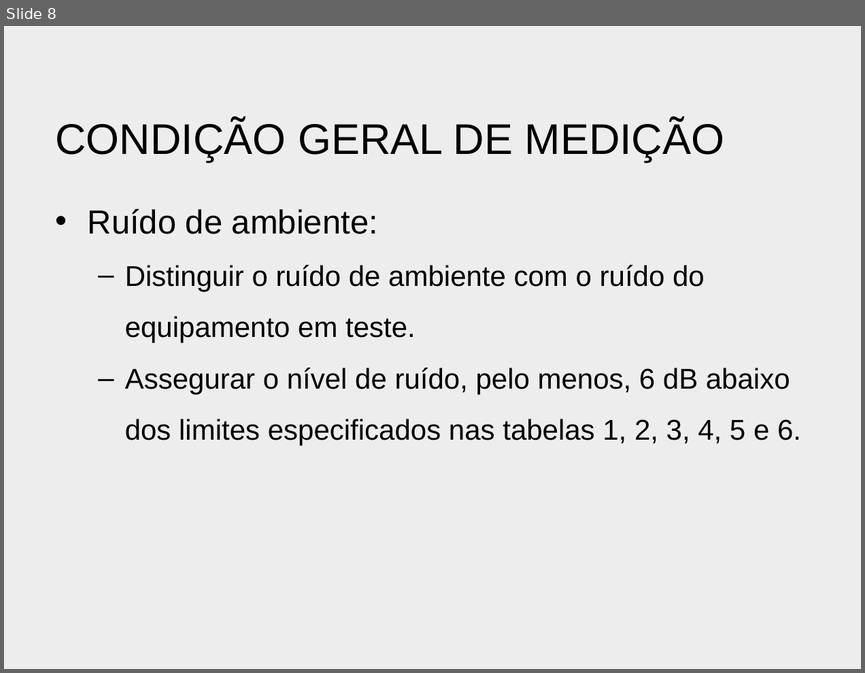
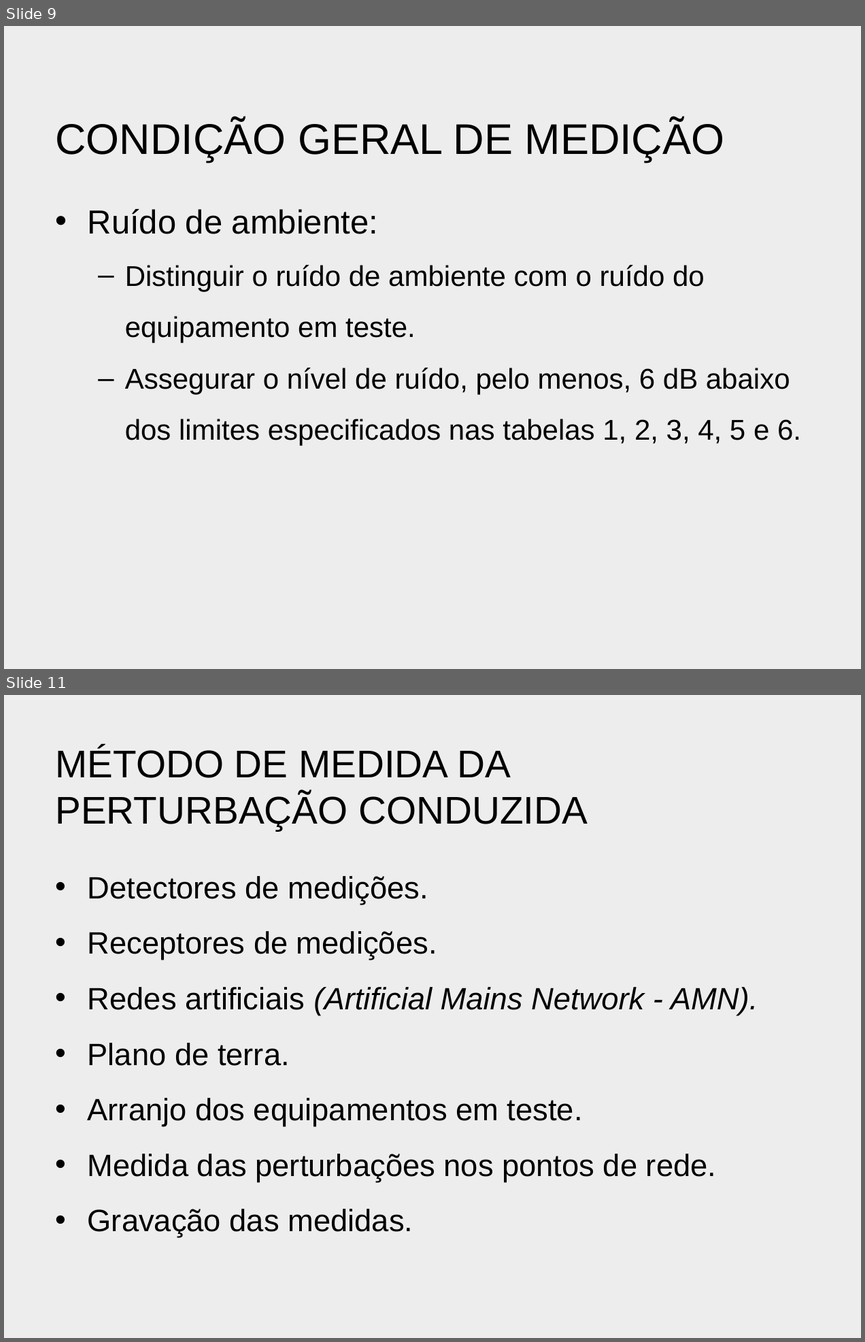
Before and after one commit to bengelbert/ifsc, a slide deck: cem_20308/docs/cispr22.pptx. Shown one above the other, each under a label of ours: slide 8 before the commit, slides 9 and 11 after it; the slides between them are not shown. The pictures are 865x673 and 865x1342 pixels, drawn with LibreOffice and Linux fonts; fonts in the diff are those of the drawing; background and template pictures are left out. Boxes give left, top, right and bottom in pixels: in the first picture for what was removed or moved away, otherwise in the second. Text is boxed around its words. In the diff, an @@ line names an element or a change of style, - is before the commit and + after.

```diff
--- a/cem_20308/docs/cispr22.pptx
+++ b/cem_20308/docs/cispr22.pptx
@@ slide 11 added at box(4, 695, 861, 1338), background picture (left out) @@
@@ title added at box(55, 747, 587, 830), 32.4 pt, text #000000 @@
+MÉTODO DE MEDIDA DA PERTURBAÇÃO CONDUZIDA
@@ text added at box(88, 876, 757, 1238), 25.9 pt, text #000000 @@
+• Detectores de medições.
+• Receptores de medições.
+• Redes artificiais (Artificial Mains Network - AMN).
+• Plano de terra.
+• Arranjo dos equipamentos em teste.
+• Medida das perturbações nos pontos de rede.
+• Gravação das medidas.
@@ what was slide 8 is now slide 9 @@
```
Also in this commit, not shown: 1 slide changed, 6 other slides added, 1 slide removed.
